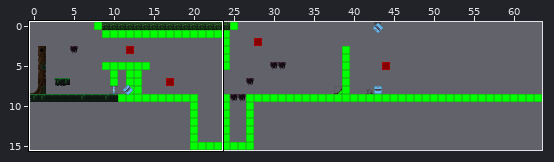
A Tiled map gets an edit: public/tmx/map2_32ts.tmx. The picture above shows the old version from afar; the outline marks the close-up.
Close-up. The starting point:
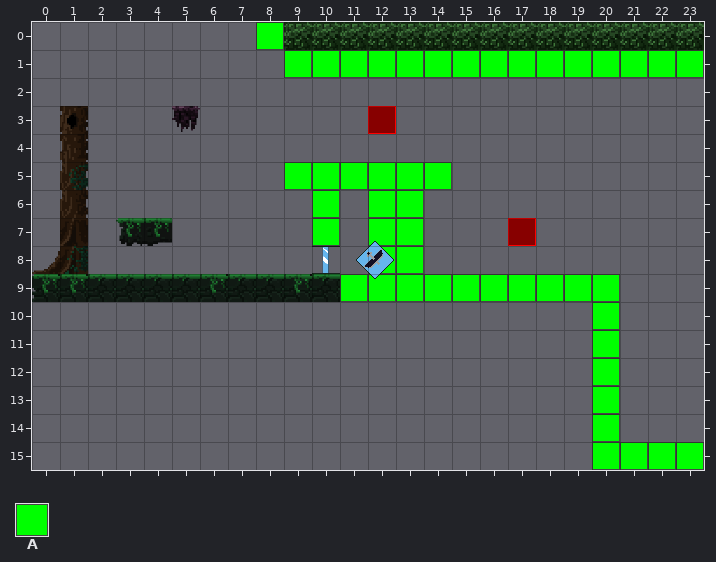
Cells are 32x32 px. Shown: x 0..23, y 0..15. The commit also changed other parts of the map, which this record leaves out.
Key: from "collision": A 0.
_ is an empty cell.
Layers that did not change in this view are not listed.
Layer "collision" before, first column x 0:
 0 ________A_______________
 1 _________AAAAAAAAAAAAAAA
 2 ________________________
 3 ________________________
 4 ________________________
 5 _________AAAAAA_________
 6 __________A_AA__________
 7 __________A_AA__________
 8 ____________AA__________
 9 ___________AAAAAAAAAA___
10 ____________________A___
11 ____________________A___
12 ____________________A___
13 ____________________A___
14 ____________________A___
15 ____________________AAAA
After:
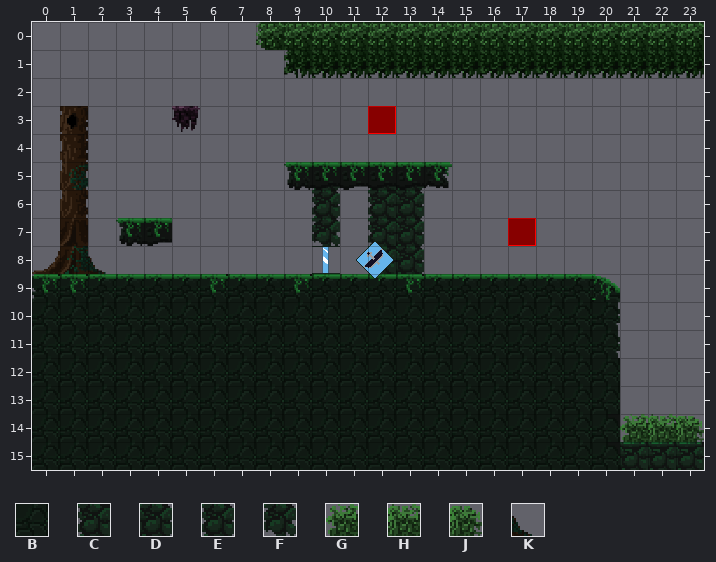
Further tiles: from "32Tileset": B 75, C 81, D 83, E 84, F 121, G 268, H 269, J 270, K 386.
Tiles of an added or newly shown layer are drawn over the layers below it.
Difference:
Changed rows in their new state; . is an unchanged cell.
Layer "bg" (now shown):
first column x 0:
 5 ..........E.CD..........
 6 ..........E.CD..........
 7 ..........F.CD..........
 8 ..K.........CD..........
10 BBBBBBBBBBBBBBBBBBBB....
11 BBBBBBBBBBBBBBBBBBBB....
12 BBBBBBBBBBBBBBBBBBBB....
13 BBBBBBBBBBBBBBBBBBBB....
14 BBBBBBBBBBBBBBBBBBBB.GHJ
15 BBBBBBBBBBBBBBBBBBBB....
Layer "collision":
first column x 8:
 0 _...............
 1 ._______________
first column x 9:
 5 ______.........
 6 ._.__..........
 7 ._.__..........
 8 ...__..........
 9 ..__________...
10 ..........._...
11 ..........._...
12 ..........._...
13 ..........._...
14 ..........._...
15 ...........____
Where, in picture pixels (left, top, right, bottom), the same in both close-ups:
removed: (256, 22, 704, 78)
changed: (32, 162, 704, 470)
